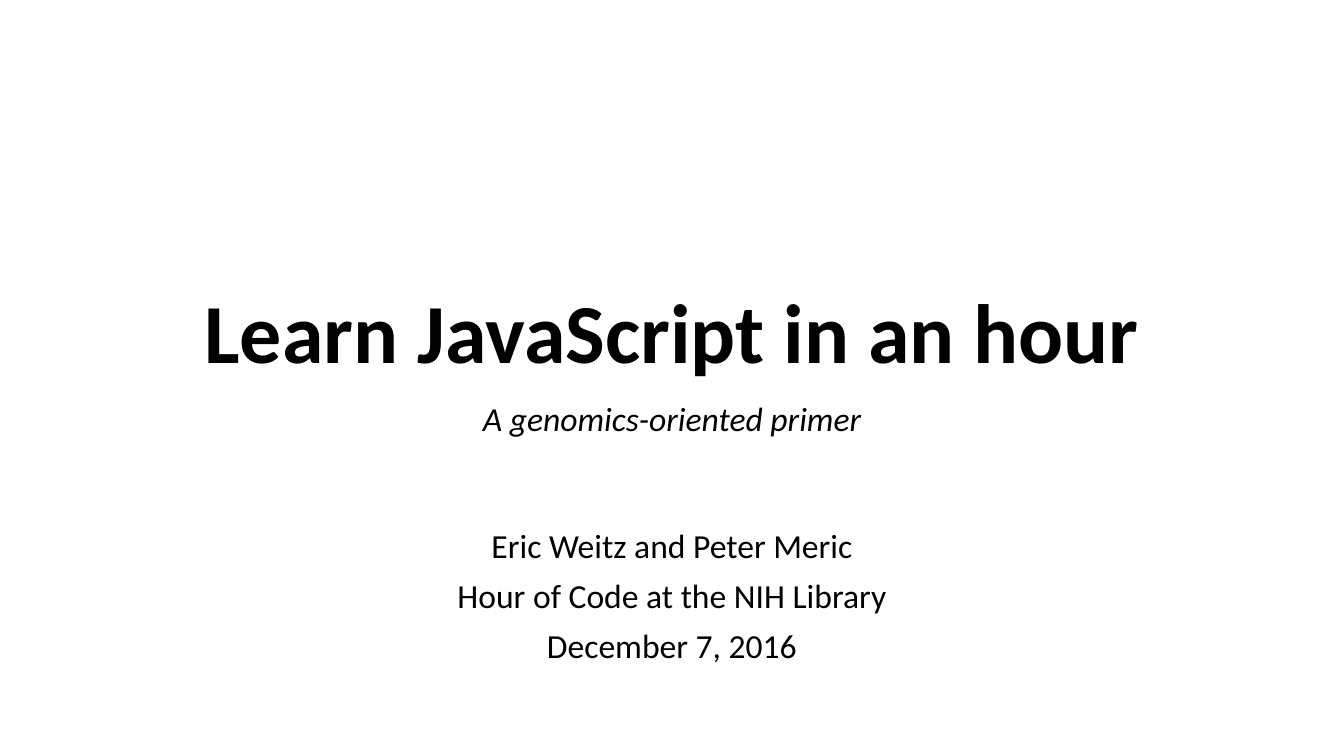
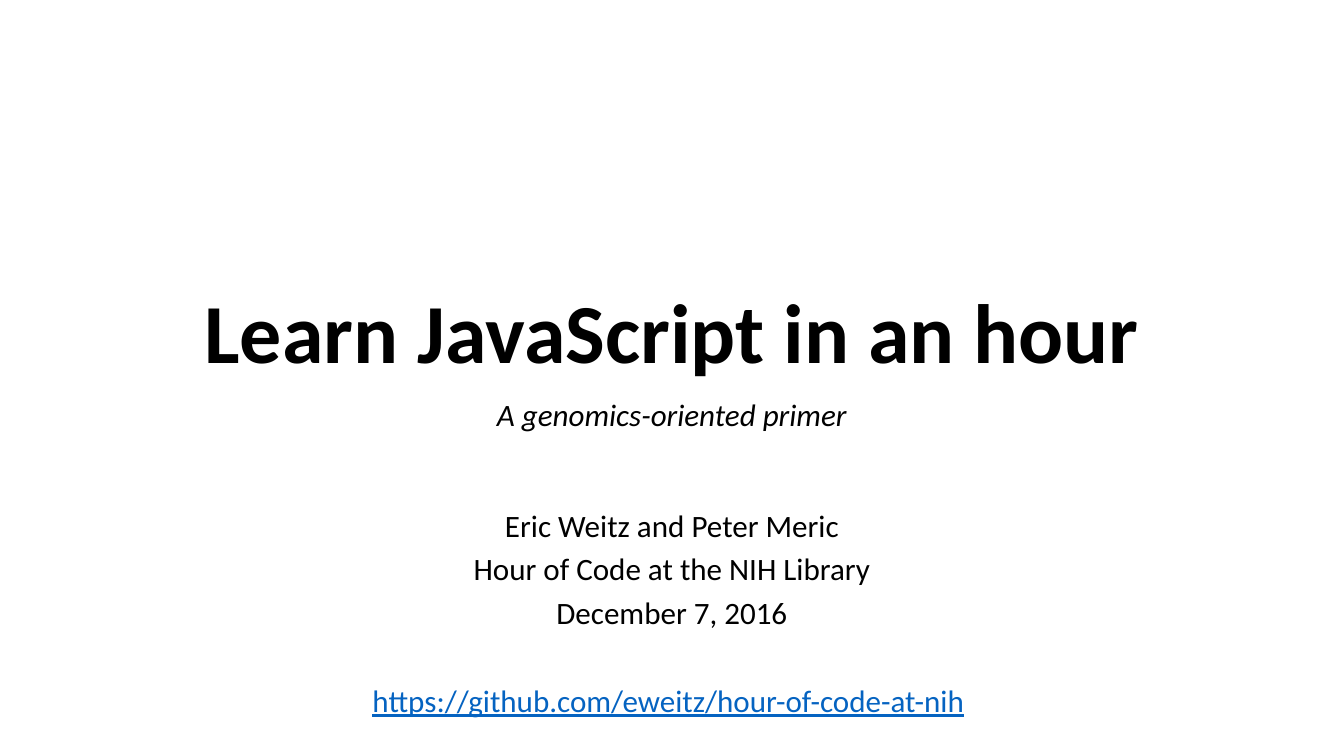
Before and after one commit to eweitz/hour-of-code-at-nih, a slide deck: slide 1 of learn-javascript-in-an-hour.pptx. Drawn at 1344x756 pixels with LibreOffice and Linux fonts; fonts in the diff are those of the drawing. Boxes give left, top, right and bottom in pixels: in the first picture for what was removed or moved away, otherwise in the second. Text is boxed around its words. In the diff, an @@ line names an element or a change of style, - is before the commit and + after.

Commit message:
Link slides to GitHub repo

```diff
--- a/learn-javascript-in-an-hour.pptx
+++ b/learn-javascript-in-an-hour.pptx
@@ subtitle at [474, 404, 870, 628]: size 24 to 22.2 pt in "A genomics-oriented primer", "Eric Weitz and Peter Meric", "Hour of Code at the NIH Library", "December 7, 2016"; line spacing 0.9 to 0.8 @@
@@ subtitle at [372, 690, 963, 718]: paragraph added @@
+https://github.com/eweitz/hour-of-code-at-nih
```
